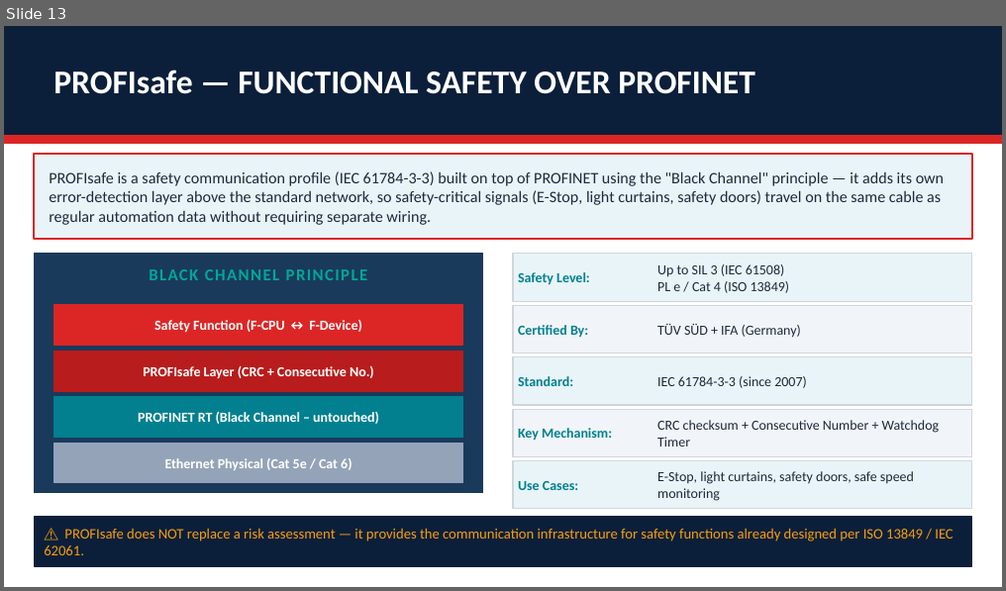
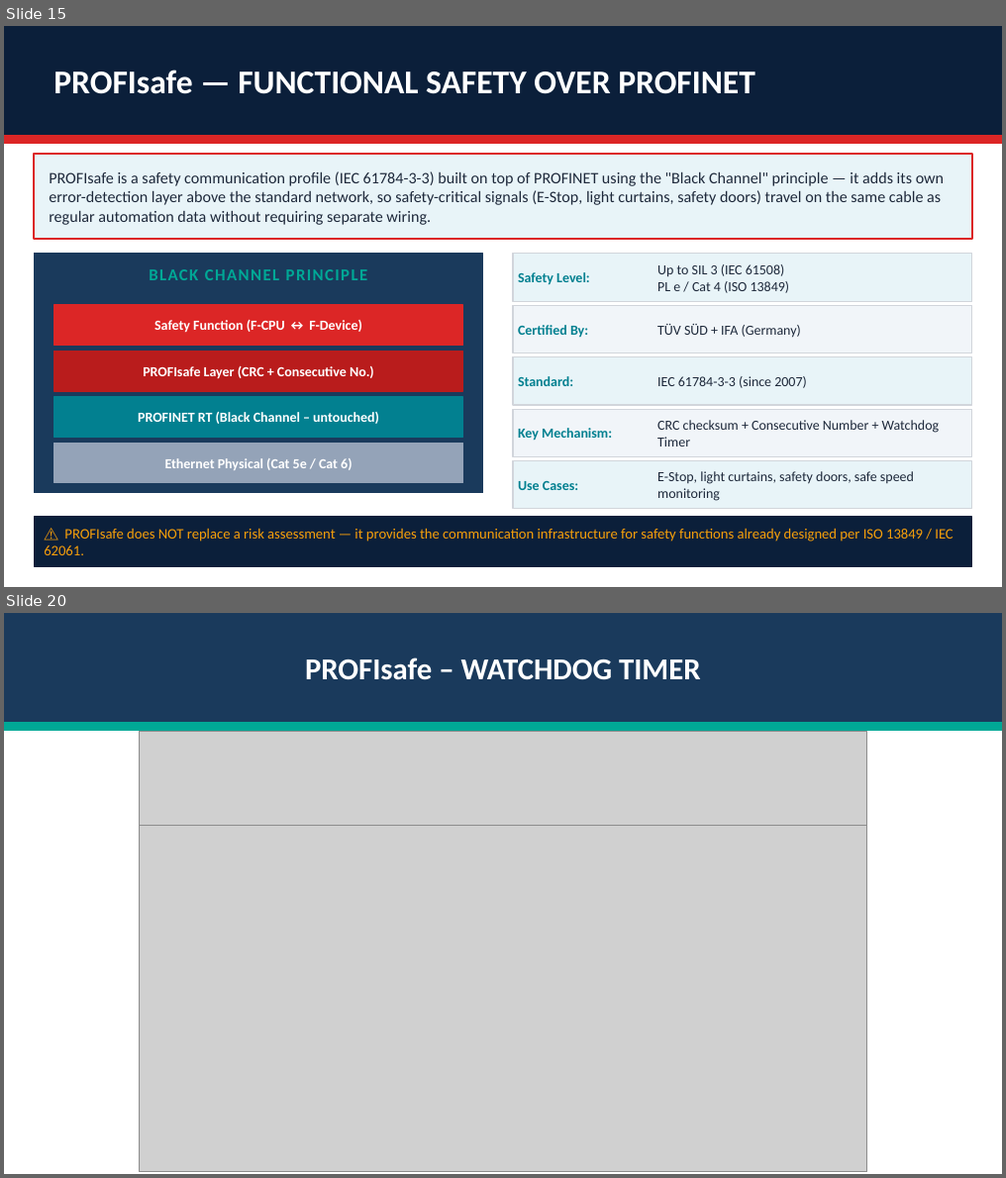
Before and after one commit to MoAbdoHSHL/Hardware-Engineering-Gr_A3, a slide deck: PROFINET_Protocol_Complete.pptx. Shown one above the other, each under a label of ours: slide 13 before the commit, slides 15 and 20 after it; the slides between them are not shown. The pictures are 1006x591 and 1006x1178 pixels, drawn with LibreOffice and Linux fonts; fonts in the diff are those of the drawing; grey boxes stand for pictures. Boxes give left, top, right and bottom in pixels: in the first picture for what was removed or moved away, otherwise in the second. Text is boxed around its words. In the diff, an @@ line names an element or a change of style, - is before the commit and + after.

```diff
--- a/PROFINET_Protocol_Complete.pptx
+++ b/PROFINET_Protocol_Complete.pptx
@@ slide 20 added at (4,613,1002,1174), background #FFFFFF @@
@@ rectangle added at (4,613,1002,723), fill #1A3A5C, outline #1A3A5C 1 pt @@
@@ text added at (305,658,701,680), 22 pt, text #FFFFFF, bold @@
+PROFIsafe – WATCHDOG TIMER
@@ rectangle added at (4,723,1002,730), fill #00A896, outline #00A896 1 pt @@
@@ picture added at (139,732,867,833) @@
@@ picture added at (139,826,867,1171) @@
@@ what was slide 13 is now slide 15 @@
```
Also in this commit, not shown: 8 other slides added, 1 slide removed, 20 other files.
